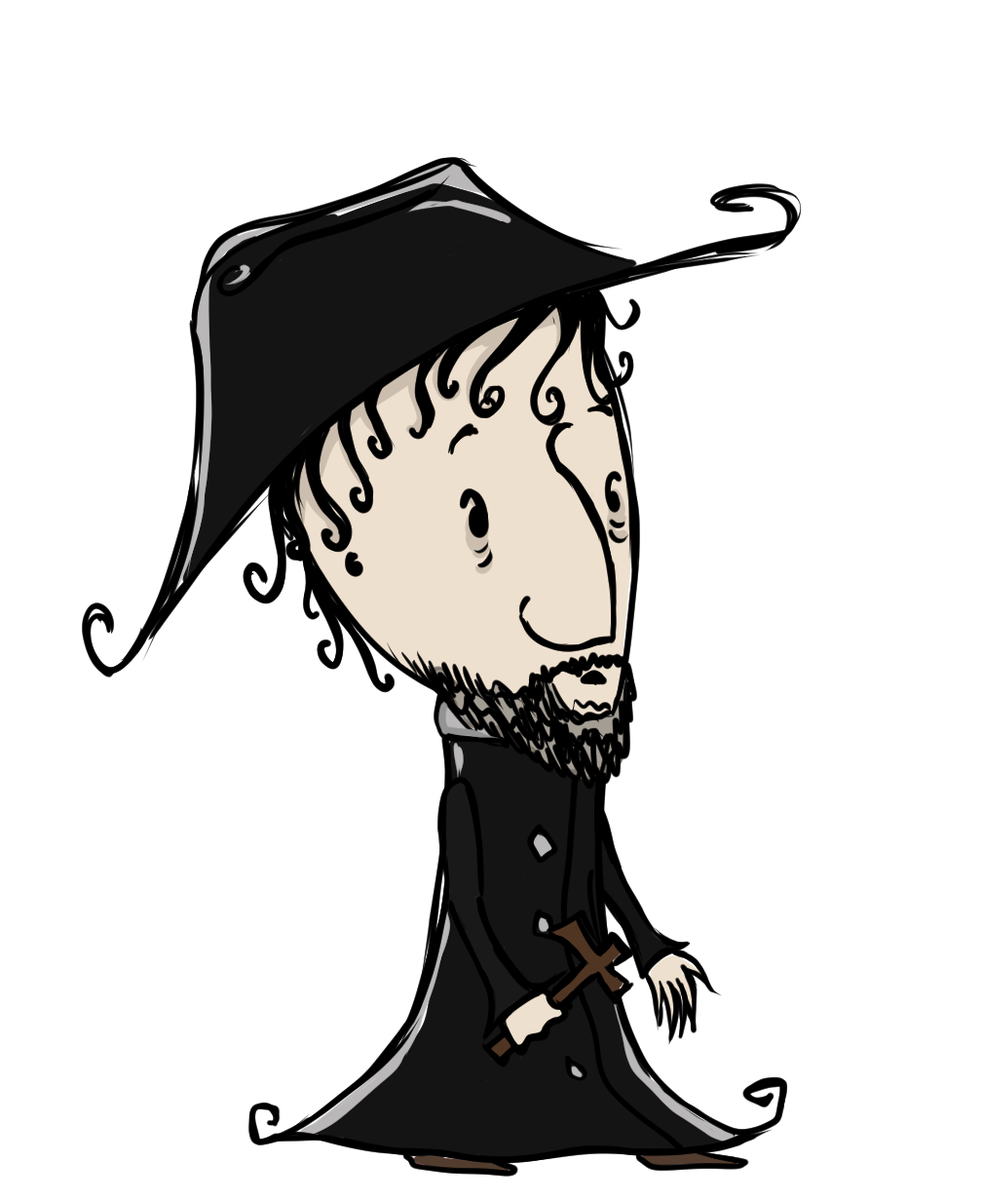
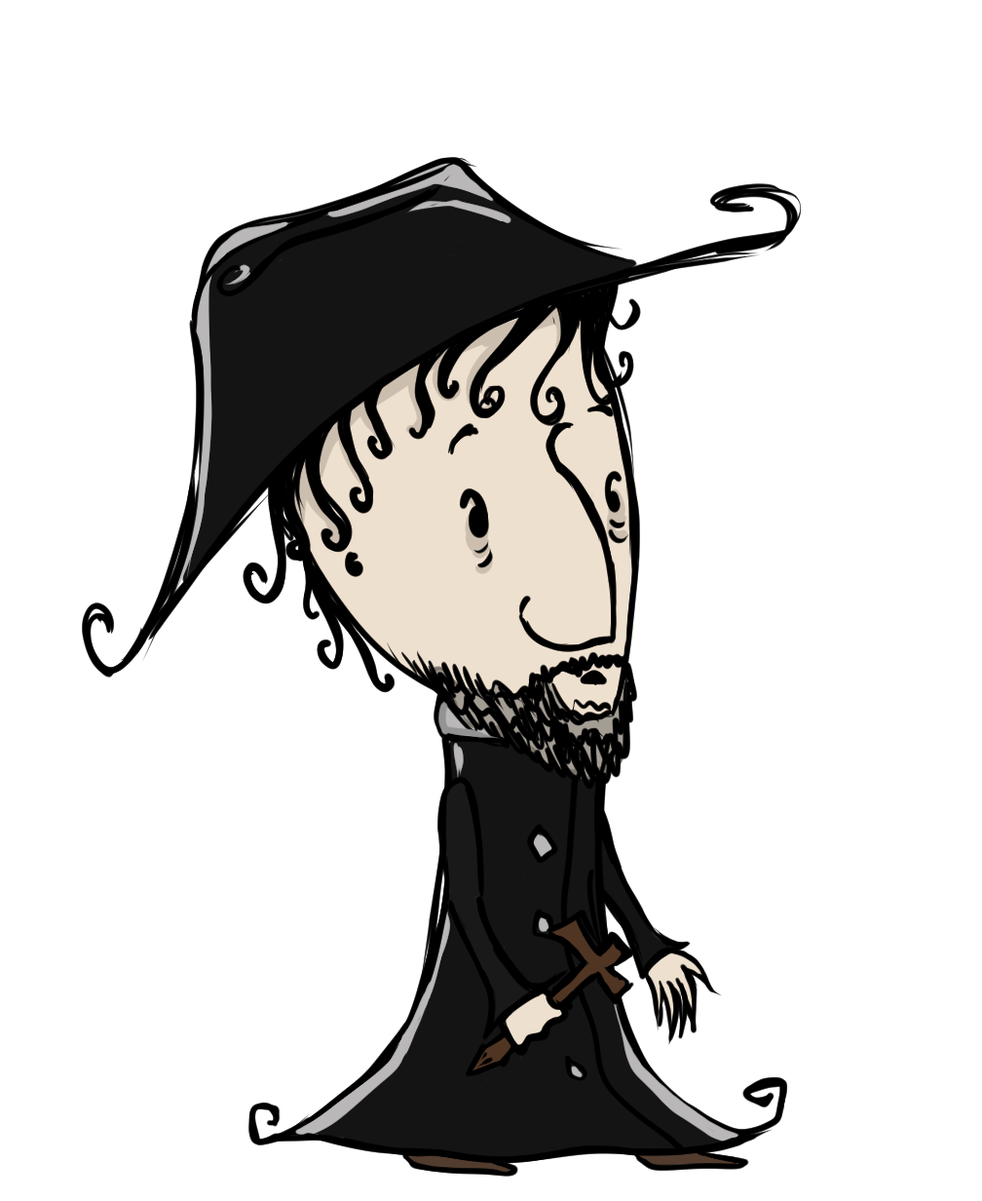
Layer changes from the first 982×1201 image to the second:
painted on "revenant_cross" over (x1=465, y1=926, x2=626, y2=1077)
painted on "revenant_hat" over (x1=214, y1=164, x2=495, y2=265)
painted on "revenant_head" over (x1=268, y1=283, x2=633, y2=657)
painted on "revenant_body" over (x1=295, y1=979, x2=739, y2=1139)
painted on "revenant_top_foot" over (x1=402, y1=1152, x2=509, y2=1173)
painted on "revenant_bottom_foot" over (x1=634, y1=1151, x2=707, y2=1159)
painted on "revenant_bottom_hand" over (x1=649, y1=952, x2=703, y2=977)
